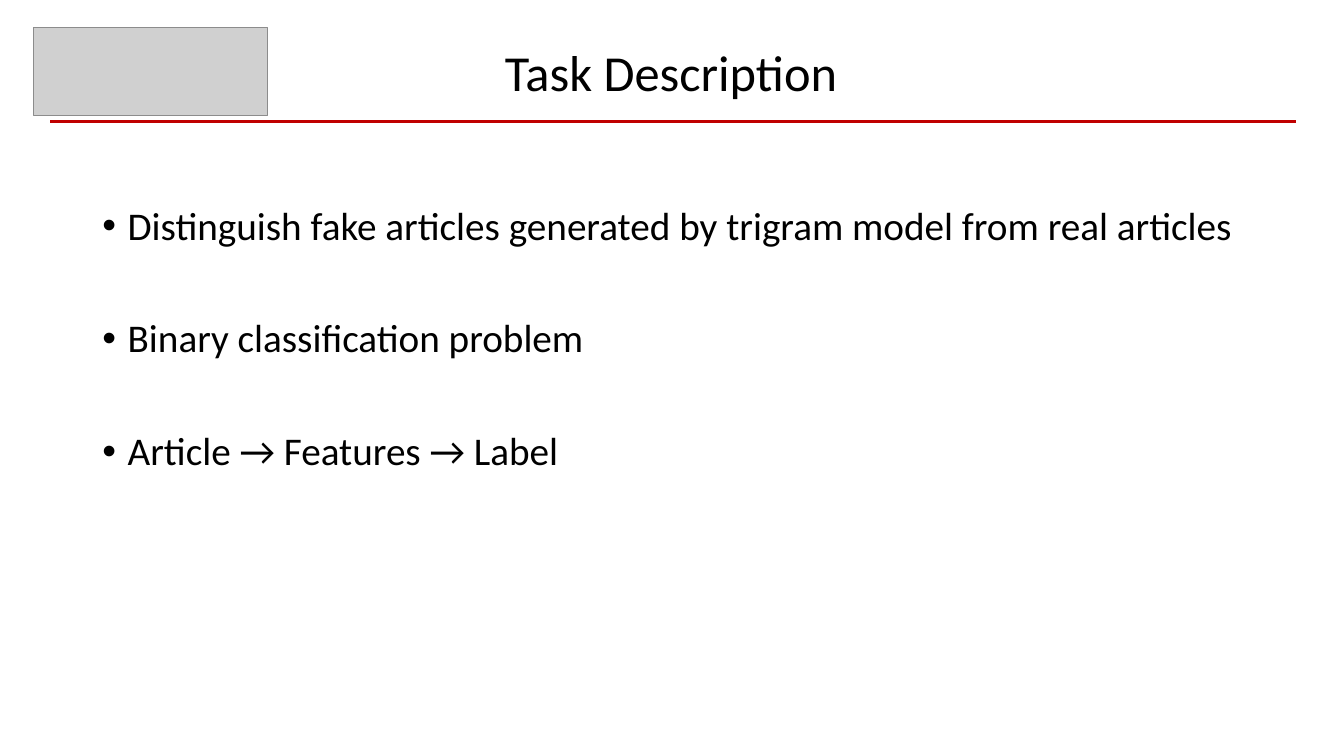
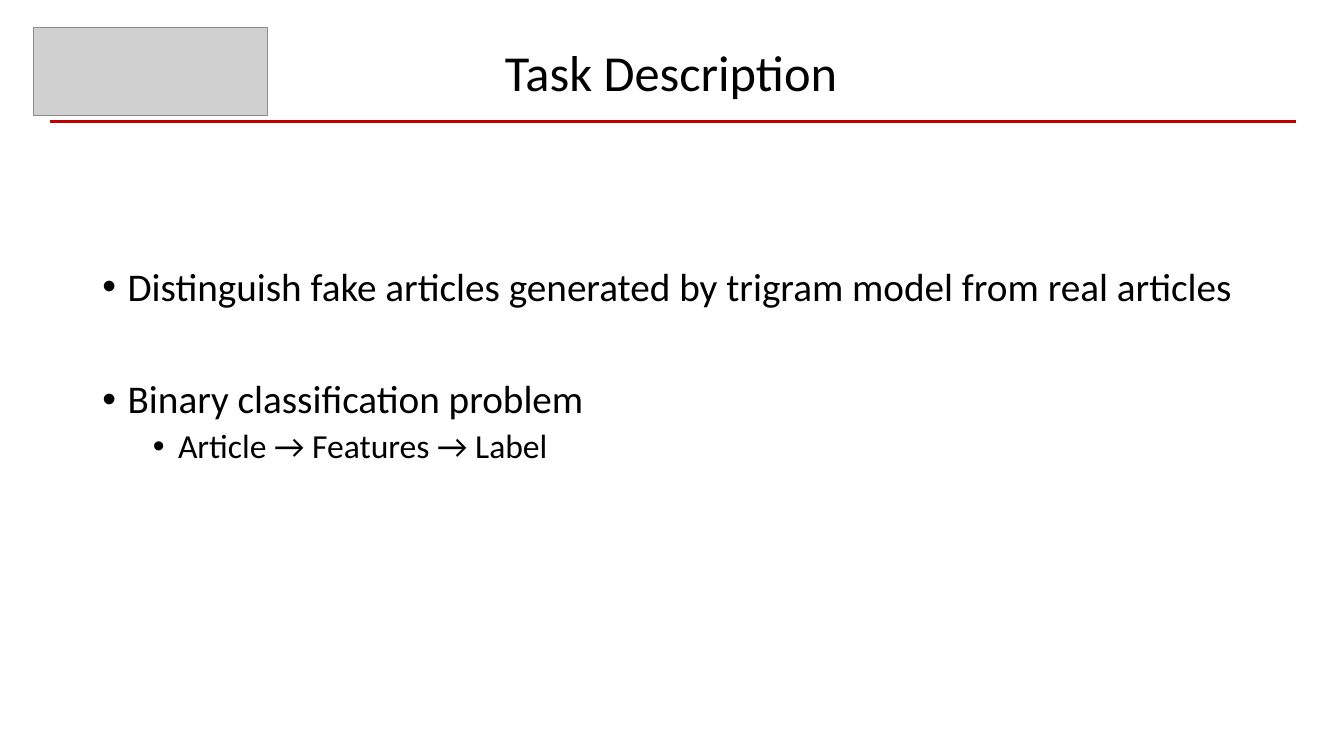
Before and after one commit to normanyahq/CMU-11761-Team-Project, a slide deck: slide 4 of slides/Presentation1.pptx (slide 2 before the commit). Drawn at 1344x756 pixels with LibreOffice and Linux fonts; fonts in the diff are those of the drawing; grey boxes stand for pictures. Boxes give left, top, right and bottom in pixels: in the first picture for what was removed or moved away, otherwise in the second. Text is boxed around its words. In the diff, an @@ line names an element or a change of style, - is before the commit and + after.

Commit message:
finished slides

```diff
--- a/slides/Presentation1.pptx
+++ b/slides/Presentation1.pptx
@@ text at box(178, 434, 547, 459): size 28 to 24 pt in "Article → Features → Label"; list level 1 to 2 in "Article → Features → Label" @@
```
Also in this commit, not shown: 1 other slide changed, 3 slides added, 1 slide removed.
